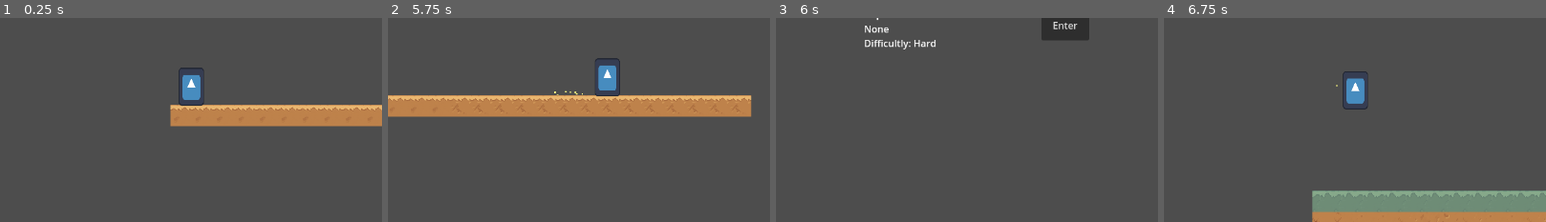
Above: before the commit, frames 1-4 (left to right).
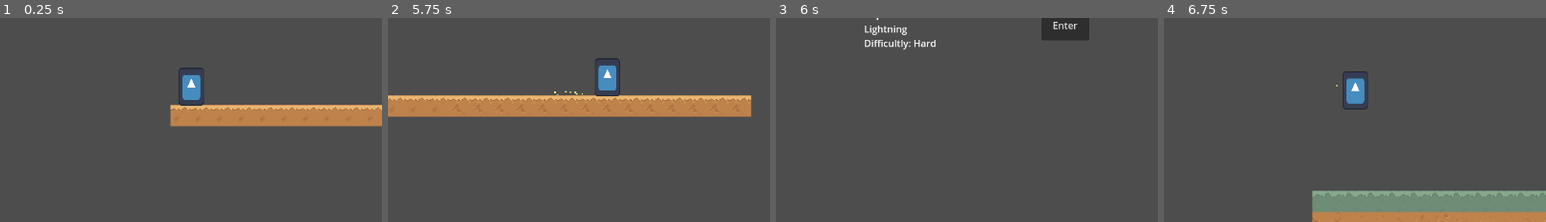
Above: after the commit, the same moments.

Repository: dzfrias/gladiator
Game: Godot game, scene res://scenes/hub.tscn
The game is run twice, just before and just after one commit, with the same random seed, the same clock (stepped at 60 frames per second) and the same inputs. This scene is started directly instead of the project's main scene. The engine's default icon, where the game draws it, is replaced by a stand-in: a white triangle on a blue panel in a dark square. Sound files missing from this copy of the repository are replaced by a short silence.
Inputs (mouse positions are % of the whole screen's width and height, from its top left):
- Up to frame 1 (0.25 s): no input
- Up to frame 2 (5.75 s): move the mouse to (72, 42) at 0.52 s; hold S (burrow) 0.53-1.28 s; hold D (right) 0.53-2.03 s; tap Space (jump) at 0.77, 1.07, 1.52, 1.82, 3.02, 3.32, 3.77, 4.07, 4.52, 4.82 s; move the mouse to (30, 53) at 1.27 s; tap Shift (fallthrough) at 1.35, 4.35 s; move the mouse to (60, 24) at 2.02 s; press the mouse at (60, 24) at 2.03 s; hold A (left) 2.03-2.78 s; move the mouse to (45, 68) at 2.77 s; release the mouse at (45, 68) at 2.78 s; hold D (right) 2.78-4.28 s; tap I (interact) at 2.85 s; move the mouse to (80, 63) at 3.52 s; hold S (burrow) 3.53-4.28 s; move the mouse to (20, 32) at 4.27 s; hold A (left) 4.28-5.03 s; move the mouse to (55, 47) at 5.02 s; press the mouse at (55, 47) at 5.03 s; hold D (right) from 5.03 s (still down)
- Up to frame 3 (6 s): move the mouse to (35, 21) at 5.77 s; release D (right) at 5.78 s; release the mouse at (35, 21) at 5.78 s; hold A (left) from 5.78 s (still down); tap I (interact) at 5.85 s
- Up to frame 4 (6.75 s): tap Space (jump) at 6.02, 6.32 s; release A (left) at 6.5 s; click "Enter" at 6.5 s
The pictures show only the part of the screen within x 25-75%, y 36-86%; the shares and areas given below are measured in that part.

Frames 1-2 are identical in both runs. In frame 3, 0.2% of the frame differs, in the area x 23-35%, y 3-9%; in frame 4, nothing differs.

Commit message:
Improve lightning
Won't hit the player if they're underground. Also hide the indicator
when not in combat.

Diff:
--- a/scripts/combat_encounter.gd
+++ b/scripts/combat_encounter.gd
@@ -53,6 +53,7 @@
 	# Check if all enemies have been killed and there are no more enemies left to spawn
 	if get_tree().get_node_count_in_group(_group_name) == 0 and _spawn_during_wave == 0:
 		_set_barriers_enabled(false)
+		MissionManager.mission.in_combat = false
 
 static func _create_boundary(x: float) -> StaticBody2D:
 	var boundary := StaticBody2D.new()
@@ -75,6 +76,7 @@
 	_started = true
 	_set_barriers_enabled(true)
 	_spawn_in()
+	MissionManager.mission.in_combat = true
 
 func _spawn_in() -> void:
 	assert(_started)
--- a/scripts/mission/mission.gd
+++ b/scripts/mission/mission.gd
@@ -2,9 +2,23 @@
 
 var buckles: int
 var weather: Node
+var in_combat: bool:
+	get:
+		return _in_combat
+	set(new):
+		var old := _in_combat
+		_in_combat = new
+		if old != new and new:
+			entered_combat.emit()
+		if old != new and not new:
+			exited_combat.emit()
+
+var _in_combat: bool = false
 
 @warning_ignore("unused_signal")
 signal mission_finished
+signal entered_combat
+signal exited_combat
 
 func _ready() -> void:
 	assert(buckles > 0)
--- a/scripts/mission_board.gd
+++ b/scripts/mission_board.gd
@@ -6,7 +6,7 @@
 	$Interactable.did_interact.connect(_on_interact)
 	var mission := ConquerMission.new()
 	mission.buckles = 20
-	# mission.weather = Lightning.new()
+	mission.weather = Lightning.new()
 	missions.append(mission)
 
 func _on_interact() -> void:
--- a/scripts/ui/lightning_indicator.gd
+++ b/scripts/ui/lightning_indicator.gd
@@ -9,4 +9,5 @@
 	max_value = _lightning.tolerance_time
 
 func _process(_delta: float) -> void:
+	visible = MissionManager.mission.in_combat
 	value = _lightning.current_time
--- a/scripts/weather/lightning.gd
+++ b/scripts/weather/lightning.gd
@@ -6,11 +6,13 @@
 var current_time := 0.0
 
 func _process(delta: float) -> void:
+	if not MissionManager.mission.in_combat:
+		current_time = 0
+		return
+
 	var player: Player = Player.Instance
-	if player.is_holding_weapon() and not player.is_underground():
-		current_time += delta
-		if current_time >= tolerance_time:
-			current_time = 0
+	current_time += delta
+	if current_time >= tolerance_time:
+		current_time = 0
+		if not player.is_underground():
 			player.damage(damage, Vector2.ZERO)
-	else:
-		current_time = maxf(current_time - delta, 0)
